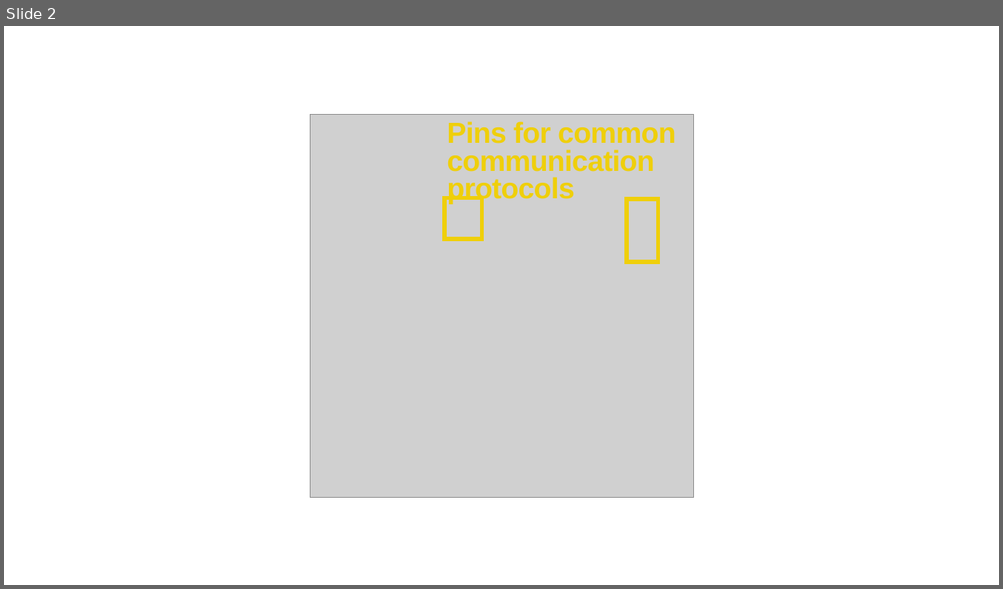
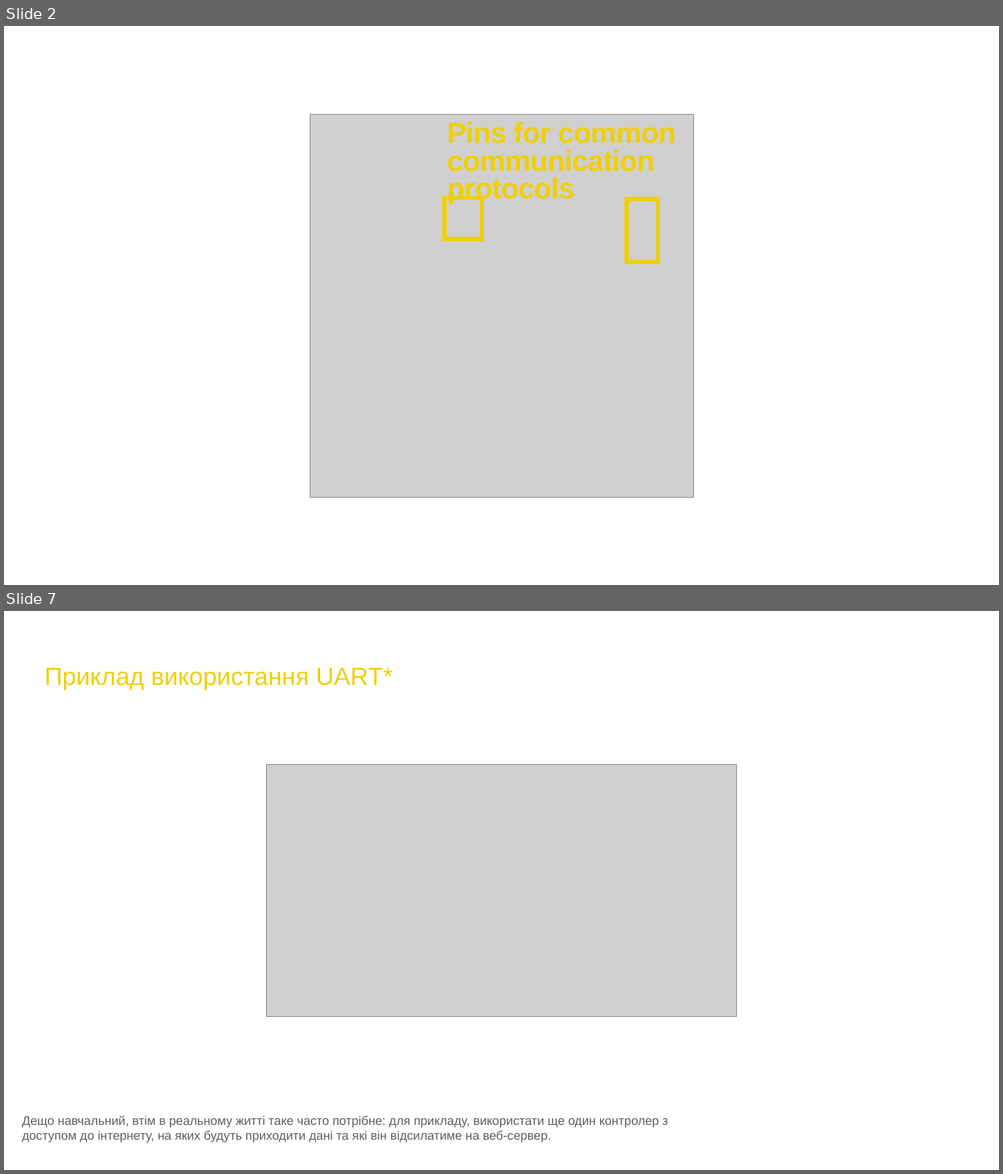
Before and after one commit to bohdanhlovatskyi/SummerCampPOC, a slide deck: Lesson 3/Lesson_3.pptx. Shown one above the other, each under a label of ours: slide 2 before the commit, slides 2 and 7 after it; the slides between them are not shown. The pictures are 1003x589 and 1003x1174 pixels, drawn with LibreOffice and Linux fonts; fonts in the diff are those of the drawing; grey boxes stand for pictures. Boxes give left, top, right and bottom in pixels: in the first picture for what was removed or moved away, otherwise in the second. Text is boxed around its words. In the diff, an @@ line names an element or a change of style, - is before the commit and + after.

```diff
--- a/Lesson 3/Lesson_3.pptx
+++ b/Lesson 3/Lesson_3.pptx
@@ slide 7 added at (4,611,999,1170), background #FFFFFF @@
@@ text added at (45,668,392,689), 48 pt, text #EFCF0A @@
+Приклад використання UART*
@@ picture added at (266,765,736,1017) @@
@@ text added at (22,1116,668,1143), 24 pt, text #5E5E5E @@
+Дещо навчальний, втім в реальному житті таке часто потрібне: для прикладу, використати ще один контролер з доступом до інтернету, на яких будуть приходити дані та які він відсилатиме на веб-сервер.
```
Also in this commit, not shown: 1 slide changed, 12 other slides added, 6 slides removed, 4 other files.
